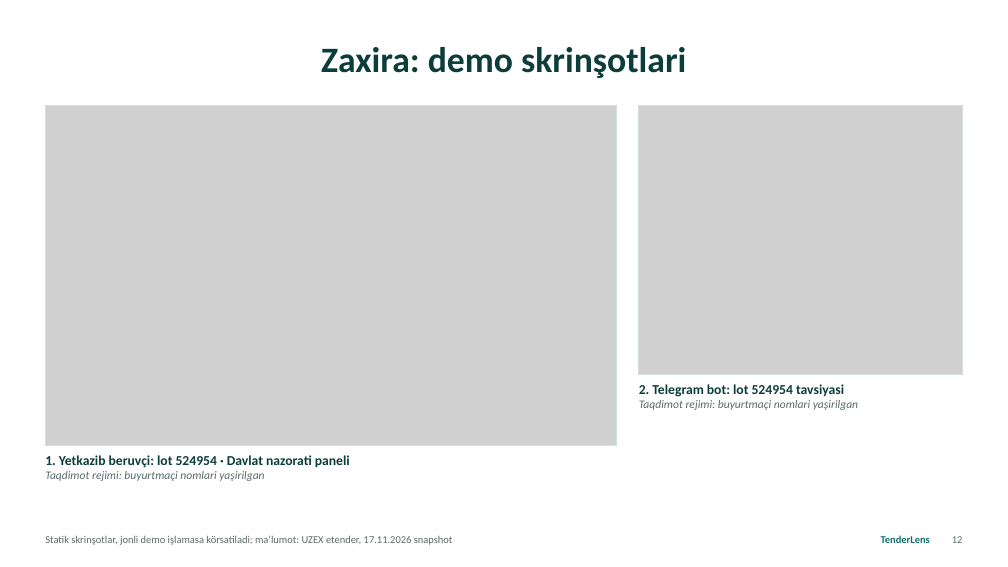
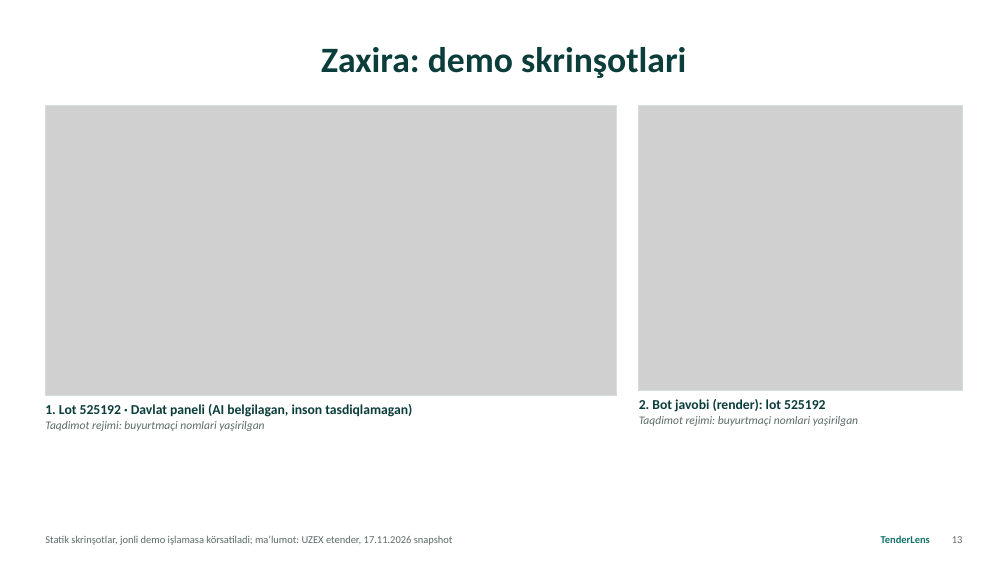
Before and after one commit to kamol1dn/tenderlens, a slide deck: slide 13 of tenderlens/deck/TenderLens_yangi_alifbo.pptx (slide 12 before the commit). Drawn at 1008x567 pixels with LibreOffice and Linux fonts; fonts in the diff are those of the drawing; grey boxes stand for pictures. Boxes give left, top, right and bottom in pixels: in the first picture for what was removed or moved away, otherwise in the second. Text is boxed around its words. In the diff, an @@ line names an element or a change of style, - is before the commit and + after.

```diff
--- a/tenderlens/deck/TenderLens_yangi_alifbo.pptx
+++ b/tenderlens/deck/TenderLens_yangi_alifbo.pptx
@@ picture: place and size @@
-picture at (45,106,616,445)
+picture at (45,106,616,395)
@@ rectangle: place and size @@
-rectangle at (45,106,616,445)
+rectangle at (45,106,616,395)
@@ picture: place and size @@
-picture at (639,106,963,374)
+picture at (639,106,963,390)
@@ rectangle: place and size @@
-rectangle at (639,106,963,374)
+rectangle at (639,106,963,390)
@@ text at (45,404,412,417): text changed @@
-1. Yetkazib beruvçi: lot 524954 · Davlat nazorati paneli
+1. Lot 525192 · Davlat paneli (AI belgilagan, inson tasdiqlamagan)
@@ text "1. Lot 525192 · Davlat ...": place and size @@
-text "1. Lot 525192 · Davlat ..." at (45,455,350,481)
+text "1. Lot 525192 · Davlat ..." at (45,404,412,431)
@@ text at (639,399,825,412): text changed @@
-2. Telegram bot: lot 524954 tavsiyasi
+2. Bot javobi (render): lot 525192
@@ text "2. Bot javobi (render): lot ...": place and size @@
-text "2. Bot javobi (render): lot ..." at (639,384,858,410)
+text "2. Bot javobi (render): lot ..." at (639,399,858,426)
```
Also in this commit, not shown: 6 other slides changed, 6 slides added, 5 slides removed, 7 other files.
